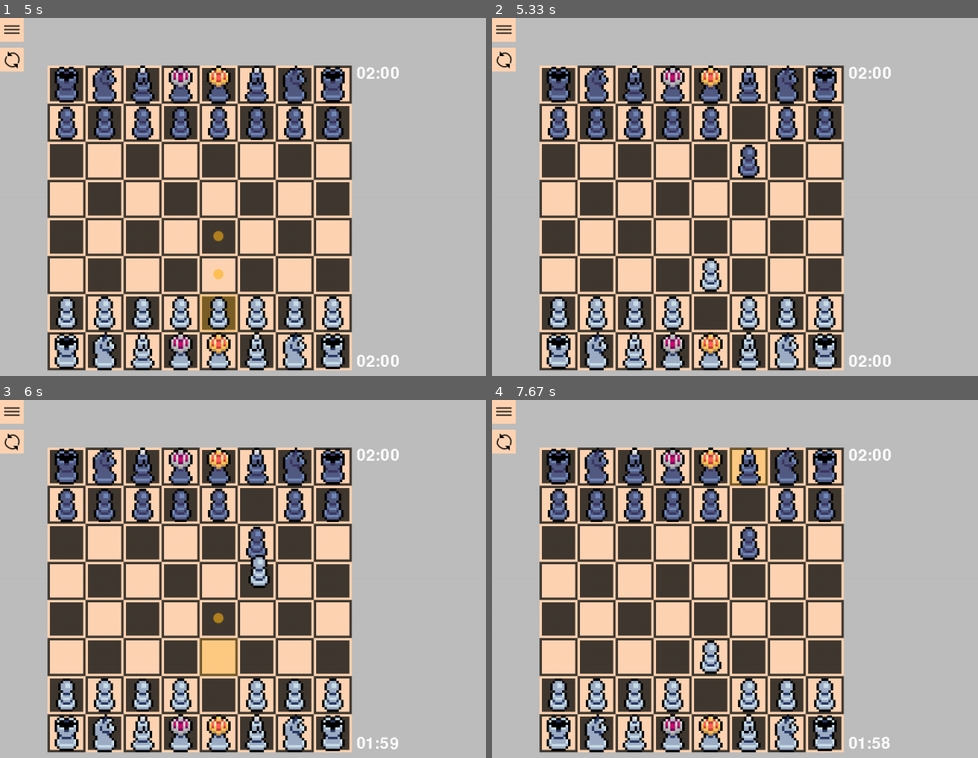
Above: before the commit, frames 1-4 (two rows, left to right).
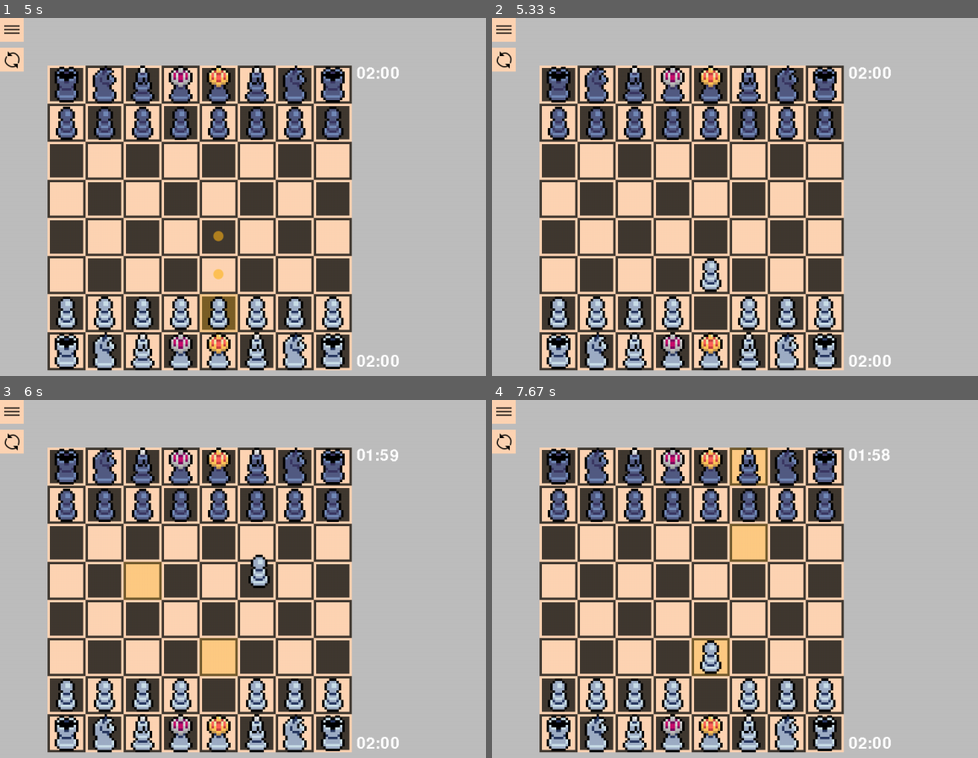
Above: after the commit, the same moments.

Repository: hristokn/Python-Chess
Game: pygame game, started from main.py
The game is run twice, just before and just after one commit, with the same random seed, the same clock (stepped at 60 frames per second) and the same inputs.
Inputs (mouse positions are in pixels of both pictures, inside the frame that each line leads up to):
- Up to frame 1 (5 s): click (379, 207) at 0.38 s; click (140, 293) at 0.72 s; click (252, 318) at 2.22 s; press the mouse at (252, 318) at 2.53 s; move the mouse to (238, 265) at 2.63 s; release the mouse at (218, 207) at 2.77 s; press the mouse at (252, 318) at 2.87 s; move the mouse to (374, 282) at 2.97 s; release the mouse at (outside the picture) at 3.1 s; click (194, 118) at 3.72 s; press the mouse at (194, 118) at 4.03 s; move the mouse to (262, 222) at 4.13 s; release the mouse at (325, 325) at 4.27 s; click (208, 293) at 4.88 s
- Up to frame 2 (5.33 s): click (720, 286) at 5.22 s
- Up to frame 3 (6 s): press the mouse at (228, 668) at 5.53 s; move the mouse to (174, 632) at 5.63 s; release the mouse at (126, 596) at 5.77 s; press the mouse at (228, 668) at 5.87 s; move the mouse to (257, 571) at 5.97 s
- Up to frame 4 (7.67 s): release the mouse at (783, 475) at 6.1 s; press the mouse at (720, 668) at 6.2 s; move the mouse to (696, 686) at 6.3 s; release the mouse at (676, 700) at 6.43 s; press the mouse at (720, 668) at 6.53 s; move the mouse to (725, 675) at 6.63 s; release the mouse at (735, 682) at 6.77 s; press the mouse at (720, 668) at 6.87 s; move the mouse to (666, 636) at 6.97 s; release the mouse at (613, 604) at 7.1 s; press the mouse at (720, 668) at 7.2 s; move the mouse to (725, 611) at 7.3 s; release the mouse at (735, 553) at 7.43 s; click (739, 471) at 7.55 s

Frame 1 is identical in both runs. In frame 2, 0.6% of the frame differs, in the area x 50-56%, y 24-45%; in frame 3, 1.7%; in frame 4, 1.9%, in the area x 41-83%, y 13-98%.

Commit message:
pretend ai on a second thread and player can premove

Diff:
--- a/board_controller.py
+++ b/board_controller.py
@@ -47,15 +47,16 @@
         self.held_piece = None
         self.game_ended = False
 
+        player_input = MouseChessInput(self)
         if opponent_input == 'ai':
             input = AIChessInput(self)
         elif opponent_input == 'mouse':
-            input = MouseChessInput(self)
+            input = player_input
         else:
             raise ValueError
 
         opponent_color = self.player_color.next()
-        self.chess_inputs:dict[Color, ChessInput] = {self.player_color: MouseChessInput(self), opponent_color: input}
+        self.chess_inputs:dict[Color, ChessInput] = {self.player_color: player_input, opponent_color: input}
 
     def setup(self, mouse: Mouse):
         self.mouse = mouse
@@ -107,7 +108,8 @@
     def update(self):
         if self.game_ended:
             pass
-        self.chess_inputs[self.game.color_to_play].update()
+        for input in self.chess_inputs.values():
+            input.update()
         move = self.chess_inputs[self.game.color_to_play].get_move()
         self.try_move(move)
         if self._promotion_picker != None:
@@ -131,11 +133,17 @@
             p.move(x,y)
             p.update_image()
 
+    def highlight_square(self, square: Square):
+        sc = get_square_controller(self.square_controllers, square)
+        sc.selected = True
+
+    def unhighlight_square(self, square: Square):
+        sc = get_square_controller(self.square_controllers, square)
+        sc.selected = False
+
     def select_piece(self, piece: PieceController):
         self.selected_piece = piece
-        square = self.game.find_square(piece.piece)
-        sc = get_square_controller(self.square_controllers, square)
-        sc.selected = True
+        self.highlight_square(self.game.find_square(piece.piece))
         for move in filter(lambda move: move.piece == piece.piece, self.game.possible_moves):
             end_square = move.get_end_square()
             end_piece = self.game.board[end_square]
@@ -147,12 +155,13 @@
                 pc.can_be_taken = True
 
     def deselect_piece(self):
-        for sc in self.square_controllers:
-            sc.selected = False
-            sc.has_move = False
-        for pc in self.piece_controllers:
-            pc.can_be_taken = False
-        self.selected_piece = None
+        if self.selected_piece != None:
+            self.unhighlight_square(self.game.find_square(self.selected_piece.piece))
+            for sc in self.square_controllers:
+                sc.has_move = False
+            for pc in self.piece_controllers:
+                pc.can_be_taken = False
+            self.selected_piece = None
 
     def set_held_piece(self, piece: PieceController):
         self.held_piece = piece
--- a/chess/ai.py
+++ b/chess/ai.py
@@ -1,9 +1,22 @@
 from chess.chess import ChessBoard
 from chess.enums import Color, PieceType
 from random import randint
+from time import sleep
+from threading import Thread
+
+class AIMove(Thread):
+    def __init__(self, chess_board):
+        Thread.__init__(self)
+        self.runnable = pick_move
+        self.chess_board = chess_board
+        self.move = None
+
+    def run(self):
+        self.move = self.runnable(self.chess_board)
 
 
 def pick_move(chess_board: ChessBoard):
+    sleep(3)
     moves_count = len(chess_board.possible_moves)
     if moves_count == 0:
         return None
--- a/chess/chess.py
+++ b/chess/chess.py
@@ -114,12 +114,14 @@
         return Square.UNKNOWN
 
     def find_move(self, start: Piece, end: Square):
-        move = None
-        for m in self.possible_moves:
-            if m.described_by(start, end):
-                move = m
-                break
-        return move
+        moves = [move for move in self.possible_moves if move.described_by(start, end)]
+        if len(moves) == 0:
+            return None
+        elif len(moves) == 1:
+            return moves[0]
+        else:
+            moves = [move for move in moves if move.changes[move.get_end_square()].type == PieceType.QUEEN]
+            moves.pop()
 
     def multiple_moves_exist(self, start: Piece, end: Square):
         found_one = False
--- a/chess_input.py
+++ b/chess_input.py
@@ -1,12 +1,11 @@
 from chess.moves import Move
-from chess.ai import pick_move
+from chess.ai import AIMove
 from view.chess_controller import PieceController, SquareController
 from abc import ABC, abstractmethod
-from custom_events import CustomEvent, post_event
 
 class ChessInput(ABC):
-    waiting_for_move = False
     def __init__(self, board_controller) -> None:
+        self.waiting_for_move = False
         self.board_controller = board_controller
 
     @abstractmethod
@@ -20,24 +19,25 @@
     def __init__(self, board_controller) -> None:
         super().__init__(board_controller)
         self.move = None
+        self.has_premove = False
+        self.premove_piece = None
+        self.premove_square = None
 
     def get_move(self) -> Move | None:
-        if self.move == None:
+        if self.has_premove:
+            self.waiting_for_move = False
+            return self.use_premove()
+        elif self.move == None:
             self.waiting_for_move = True
             return None
         else:
-            return self.send_move()
+            self.waiting_for_move = False
+            _move = self.move
+            self.move = None
+            return _move
 
     def update(self):
         self.handle_clicked_pieces()
-        # if self.waiting_for_move and self.move != None:
-        #     self.send_move()
-
-    def send_move(self):
-        self.waiting_for_move = False
-        _move = self.move
-        self.move = None
-        return _move
 
     def handle_clicked_pieces(self):
         down = None
@@ -75,12 +75,10 @@
             self.board_controller.set_held_piece(piece)
         else:
             self.create_move_piece(piece)
-            self.board_controller.deselect_piece()
 
     def squaredown(self, square):
         if self.board_controller.selected_piece != None:
             self.create_move_square(square.square)
-            self.board_controller.deselect_piece()
 
     def up(self, obj):
         if isinstance(obj, PieceController):
@@ -93,7 +91,6 @@
             self.board_controller.clear_held_piece()
         elif self.board_controller.selected_piece != None and self.board_controller.held_piece != None:
             self.create_move_piece(piece)
-            self.board_controller.deselect_piece()
             self.board_controller.clear_held_piece()
 
     def squareup(self, square):
@@ -103,7 +100,6 @@
             self.board_controller.deselect_piece()
         elif self.board_controller.held_piece != None:
             self.create_move_square(square.square)
-            self.board_controller.deselect_piece()
             self.board_controller.clear_held_piece()
 
     def create_move_piece(self, target):
@@ -112,15 +108,67 @@
 
     def create_move_square(self, square):
         selected_piece = self.board_controller.selected_piece.piece
+        self.board_controller.deselect_piece()
+
+        if self.has_premove:
+            self.remove_premove()
 
         if self.board_controller.game.multiple_moves_exist(selected_piece, square):
             self.board_controller.create_promotion_picker(selected_piece, square)
+        elif self.waiting_for_move:
+            self.move = self.board_controller.game.find_move(selected_piece, square)
         else:
-            self.move = self.board_controller.game.find_move(selected_piece, square)
+            self.save_premove(selected_piece, square)
+
+    def save_premove(self, piece, square):
+        self.has_premove = True
+        self.premove_piece = piece
+        self.board_controller.highlight_square(self.board_controller.game.find_square(piece))
+        self.premove_square = square
+        self.board_controller.highlight_square(square)
+
+    def remove_premove(self):
+        self.board_controller.unhighlight_square(self.board_controller.game.find_square(self.premove_piece))
+        self.board_controller.unhighlight_square(self.premove_square)
+        self.has_premove = False
+        self.premove_piece = None
+        self.premove_square = None
+
+    def use_premove(self) -> Move:
+        # if self.board_controller.get_piece_controller(self.premove_piece) == None:
+        #     self.has_premove = False
+        #     self.premove_piece = None
+        #     self.premove_square = None
+        #     return None
+        _premove_piece = self.premove_piece
+        _premove_square = self.premove_square
+        self.remove_premove()
+        return self.board_controller.game.find_move(_premove_piece, _premove_square)
+
 
 class AIChessInput(ChessInput):
+    thread = None
+    move = None
     def get_move(self) -> Move | None:
-        return pick_move(self.board_controller.game)
+        if self.move == None and self.thread == None:
+            self.thread = AIMove(self.board_controller.game)
+            self.thread.start()
+            self.waiting_for_move = True
+            return None
+        elif self.move != None:
+            _move = self.move
+            self.move = None
+            return _move
+        else:
+            return None
+
+    def update(self):
+        if self.waiting_for_move and not self.thread.is_alive():
+            self.move = self.thread.move
+            self.thread = None
+            self.waiting_for_move = False
+        else:
+            pass
 
 class NetworkChessInput(ChessInput):
     pass
